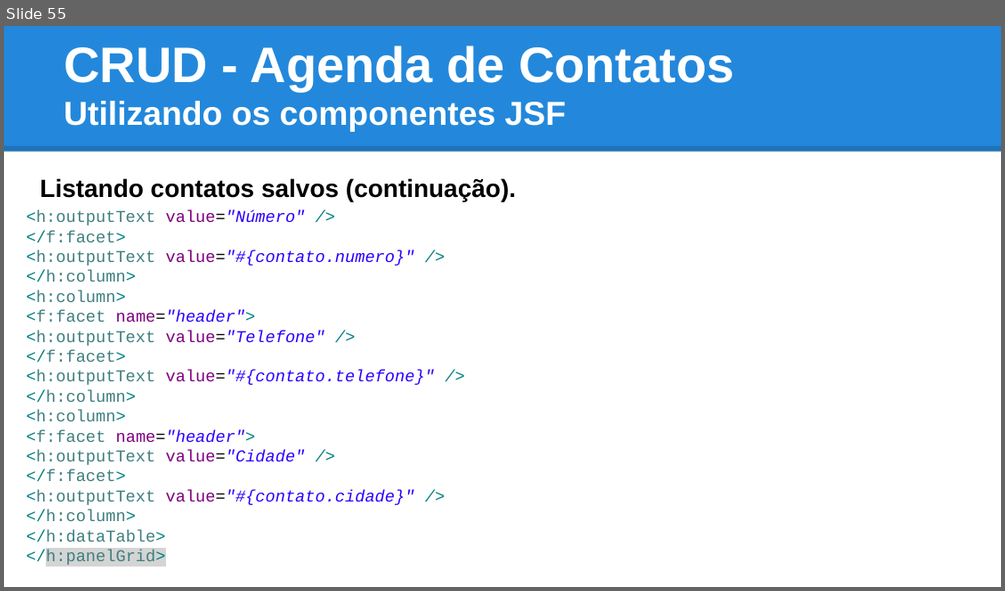
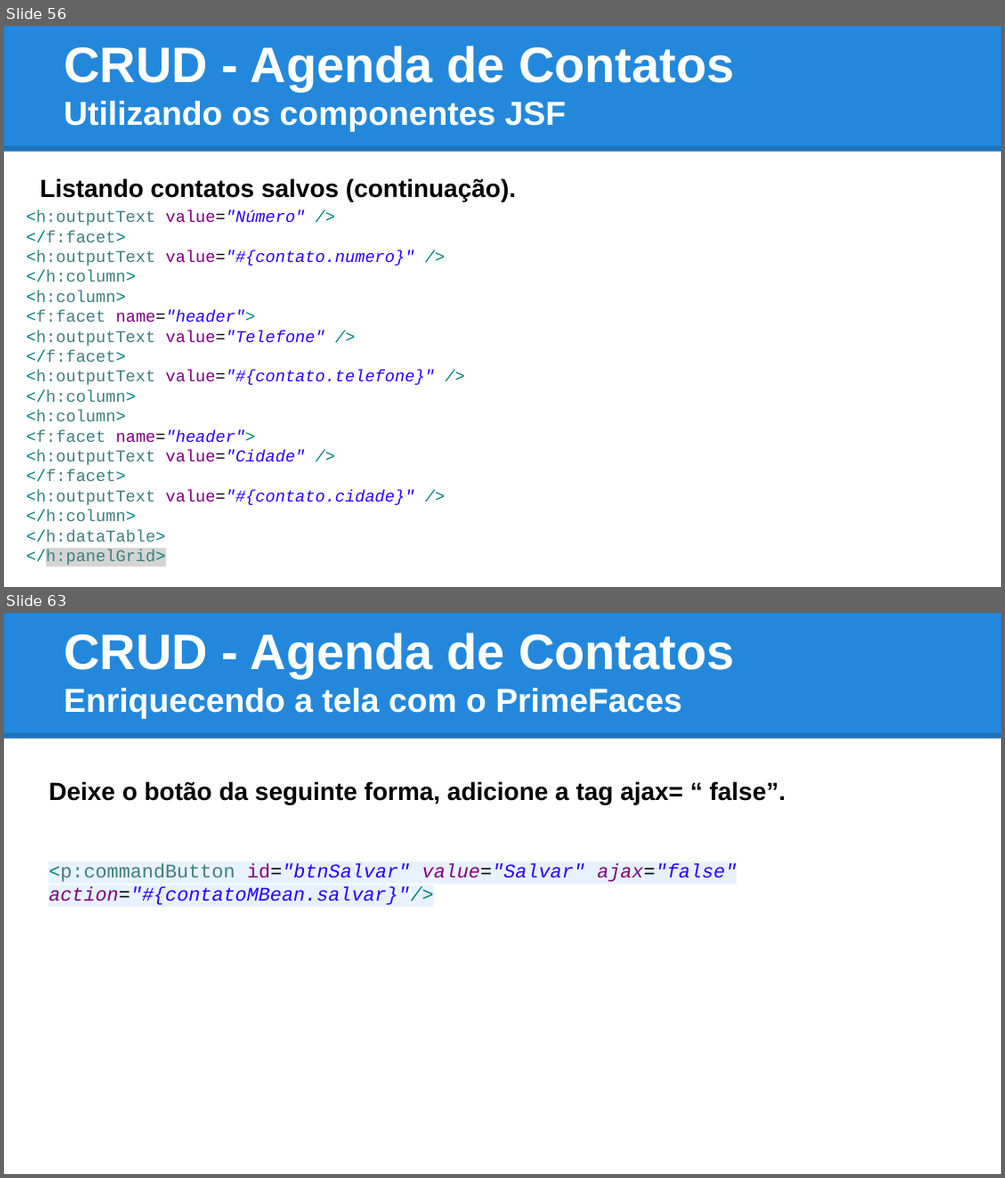
Before and after one commit to tiagogoncalves/jsf_workshop, a slide deck: apresentacao/slide_jsf_prime_faces.pptx. Shown one above the other, each under a label of ours: slide 55 before the commit, slides 56 and 63 after it; the slides between them are not shown. The pictures are 1005x591 and 1005x1178 pixels, drawn with LibreOffice and Linux fonts; fonts in the diff are those of the drawing. Boxes give left, top, right and bottom in pixels: in the first picture for what was removed or moved away, otherwise in the second. Text is boxed around its words. In the diff, an @@ line names an element or a change of style, - is before the commit and + after.

```diff
--- a/apresentacao/slide_jsf_prime_faces.pptx
+++ b/apresentacao/slide_jsf_prime_faces.pptx
@@ slide 63 added at box(4, 613, 1001, 1174), background #FFFFFF; not listed: 2 template elements that a slide beside it also shows @@
@@ title added at box(64, 633, 734, 719), 24 pt, text #FFFFFF, bold @@
+CRUD - Agenda de Contatos
+Enriquecendo a tela com o PrimeFaces
@@ text added at box(48, 781, 786, 804), 18 pt, text #000000, bold @@
+Deixe o botão da seguinte forma, adicione a tag ajax= “ false”.
@@ text added at box(48, 863, 736, 905), 14 pt, text #2A00FF, italic @@
+<p:commandButton id="btnSalvar" value="Salvar" ajax="false" action="#{contatoMBean.salvar}"/>
@@ what was slide 55 is now slide 56 @@
```
Also in this commit, not shown: 8 slides changed, 12 other slides added, 1 other file.
